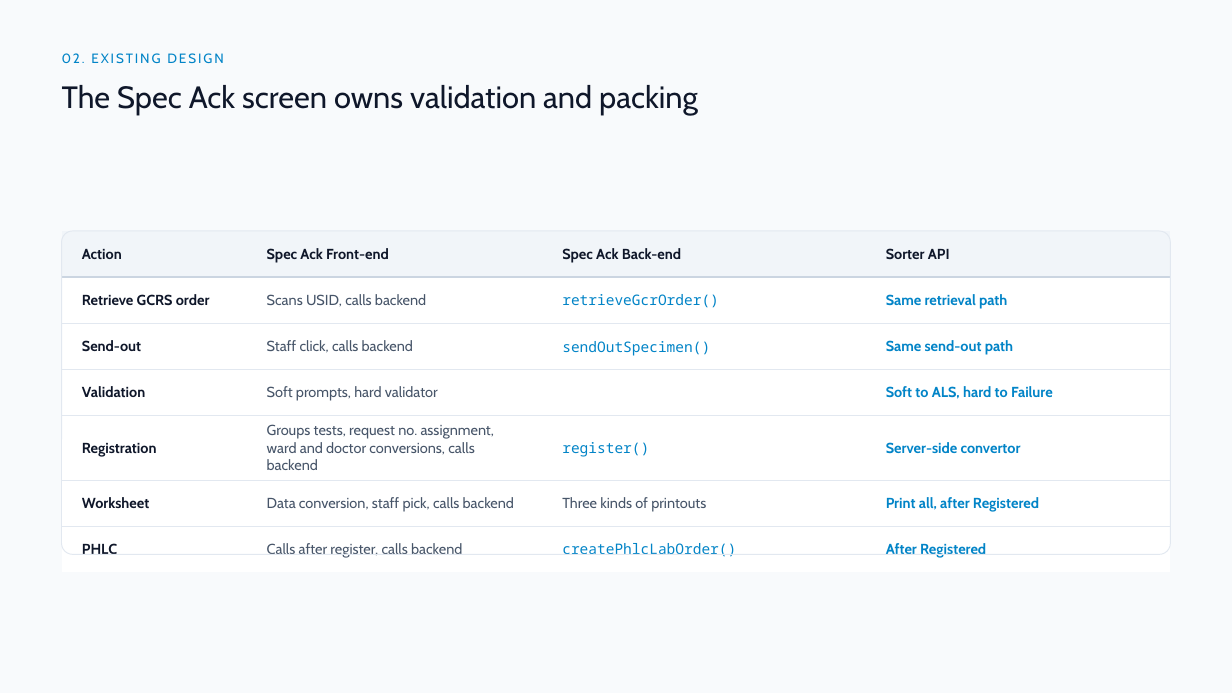
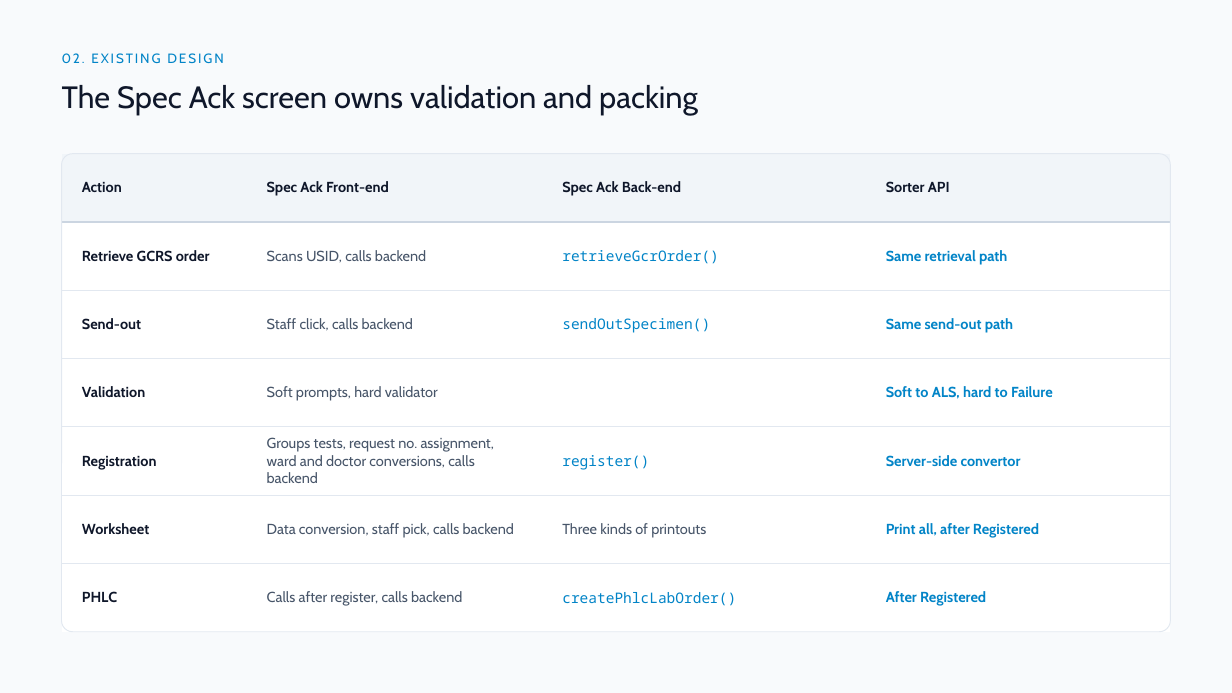
Before and after one commit to DragonChong/HA-Notes, a slide deck: slide 4 of SDLC/Projects/TMP-specimen-sorter-api — Specimen Sorter API/assets/Specimen Sorter API v3.pptx. Drawn at 1232x693 pixels with LibreOffice and Linux fonts; fonts in the diff are those of the drawing. Boxes give left, top, right and bottom in pixels: in the first picture for what was removed or moved away, otherwise in the second. Text is boxed around its words. In the diff, an @@ line names an element or a change of style, - is before the commit and + after.

Commit message:
vault backup: 2026-09-24 16:47:28

```diff
--- a/SDLC/Projects/TMP-specimen-sorter-api — Specimen Sorter API/assets/Specimen Sorter API v3.pptx
+++ b/SDLC/Projects/TMP-specimen-sorter-api — Specimen Sorter API/assets/Specimen Sorter API v3.pptx
@@ table: place and size @@
-table at [62, 231, 1171, 562]
+table at [62, 153, 1171, 610]
@@ rounded rectangle: place and size @@
-rounded rectangle at [62, 231, 1171, 555]
+rounded rectangle at [62, 153, 1171, 631]
@@ rounded rectangle at [62, 153, 1171, 631]: proportions changed @@
```
